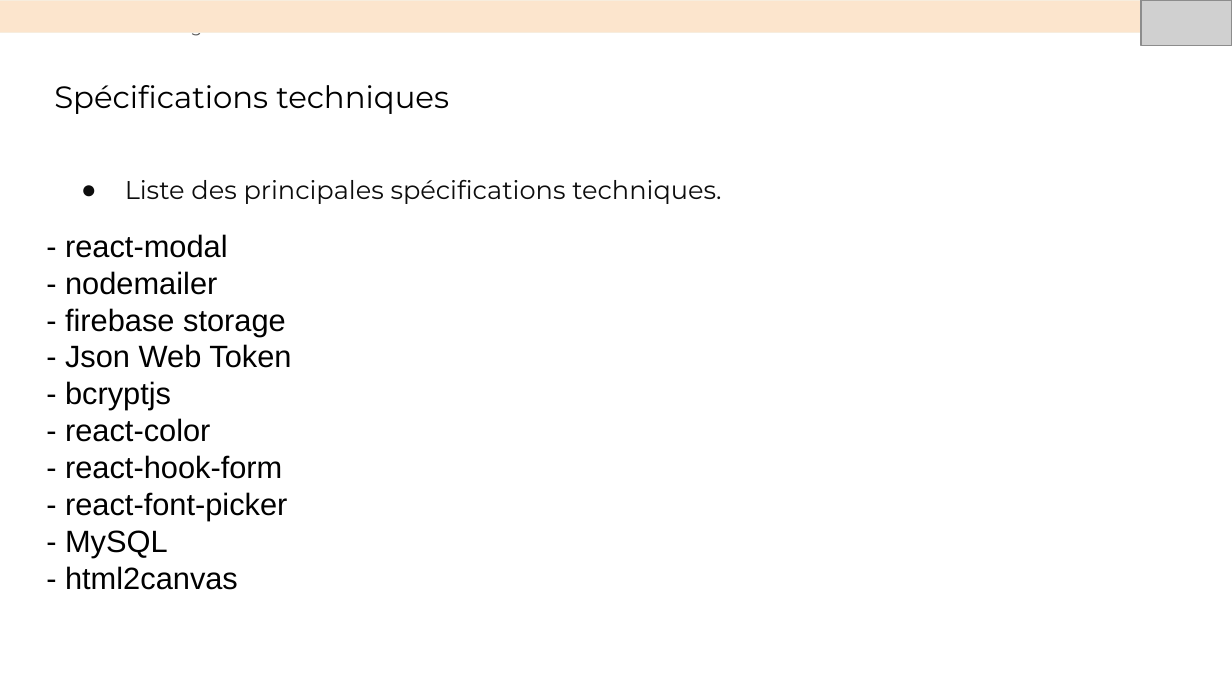
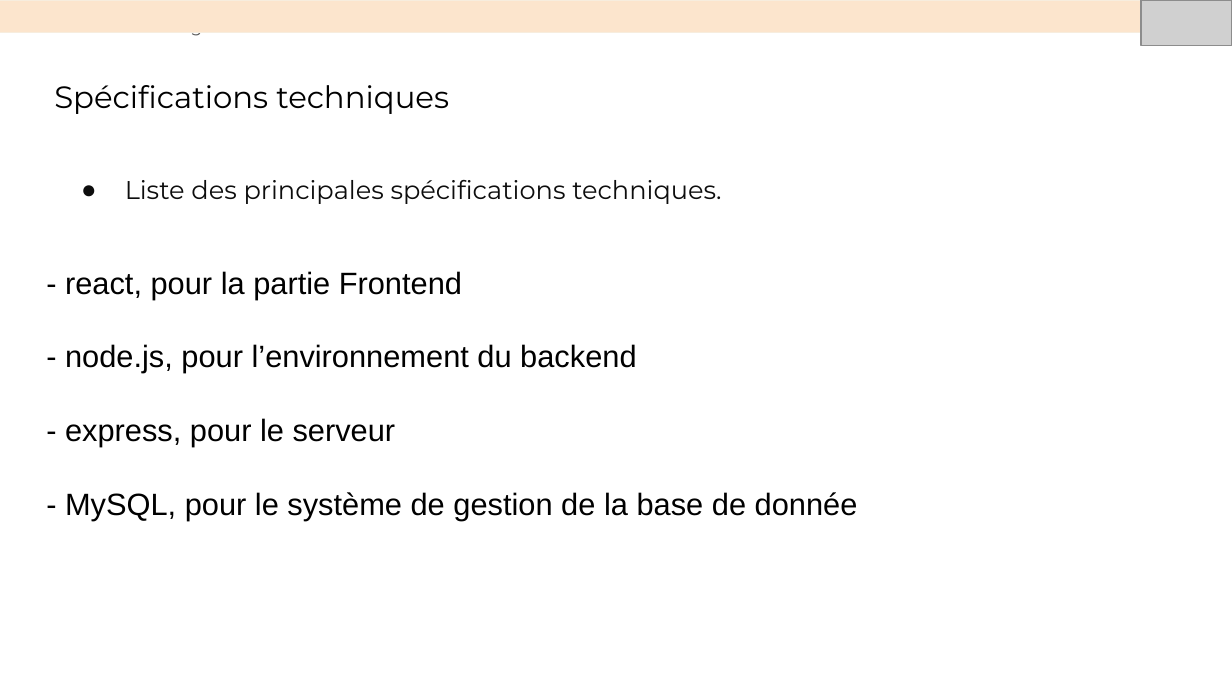
Before and after one commit to Nasus-Stackman/Projet7, a slide deck: slide 12 of Présentation.odp (slide 10 before the commit). Drawn at 1232x693 pixels with LibreOffice and Linux fonts; fonts in the diff are those of the drawing; grey boxes stand for pictures. Boxes give left, top, right and bottom in pixels: in the first picture for what was removed or moved away, otherwise in the second. Text is boxed around its words. In the diff, an @@ line names an element or a change of style, - is before the commit and + after.

```diff
--- a/Présentation.odp
+++ b/Présentation.odp
@@ text at <box>65,271,858,521</box>: text changed @@
-- react-modal
-- nodemailer
-- firebase storage
-- Json Web Token
-- bcryptjs
-- react-color
-- react-hook-form
-- react-font-picker
-- MySQL
-- html2canvas
+- react, pour la partie Frontend
+- node.js, pour l’environnement du backend
+- express, pour le serveur
+- MySQL, pour le système de gestion de la base de donnée
```
Also in this commit, not shown: 7 other slides changed, 7 slides added, 2 slides removed, 3 other files.
